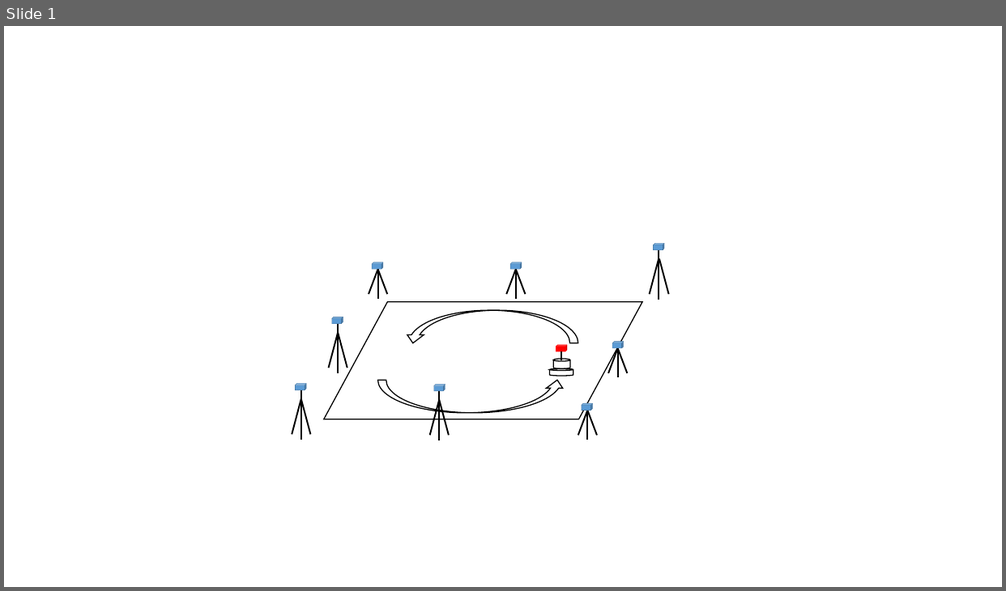
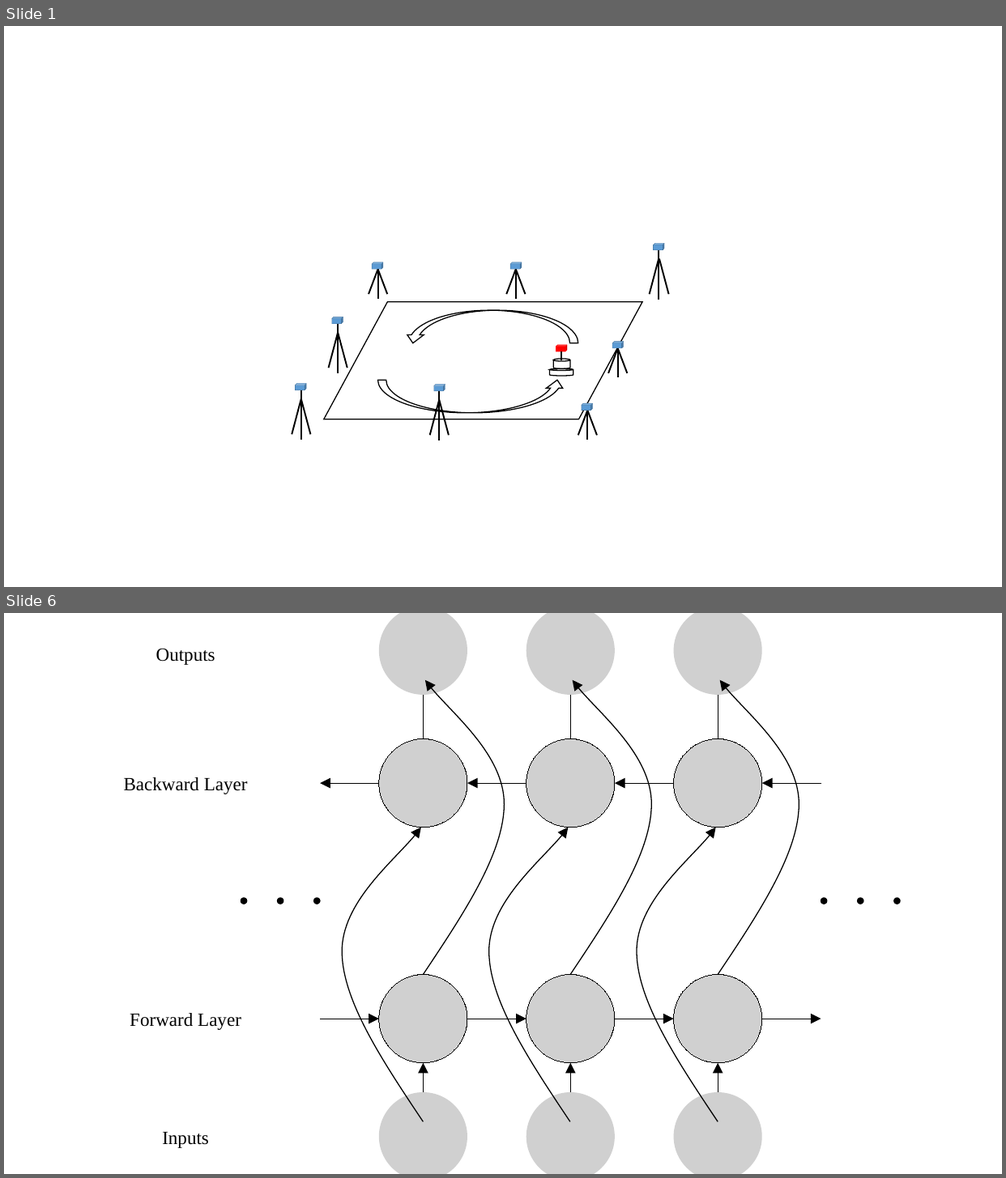
Before and after one commit to LimHyungTae/RONet_paper, a slide deck: changgyu_참고자료/자료.pptx. Shown one above the other, each under a label of ours: slide 1 before the commit, slides 1 and 6 after it; the slides between them are not shown. The pictures are 1006x591 and 1006x1178 pixels, drawn with LibreOffice and Linux fonts; fonts in the diff are those of the drawing; grey boxes stand for pictures. Boxes give left, top, right and bottom in pixels: in the first picture for what was removed or moved away, otherwise in the second. Text is boxed around its words. In the diff, an @@ line names an element or a change of style, - is before the commit and + after.

```diff
--- a/changgyu_참고자료/자료.pptx
+++ b/changgyu_참고자료/자료.pptx
@@ slide 6 added at [4,613,1002,1174], background #FFFFFF @@
@@ group added at [124,613,900,1174]: 14 arrows, 12 pictures, 6 freeform shapes, 6 ellipses, 4 texts @@
+Backward Layer
+Forward Layer
+Inputs
+Outputs
```
Also in this commit, not shown: 3 slides changed, 1 other slide added, 1 slide removed, 5 other files.
